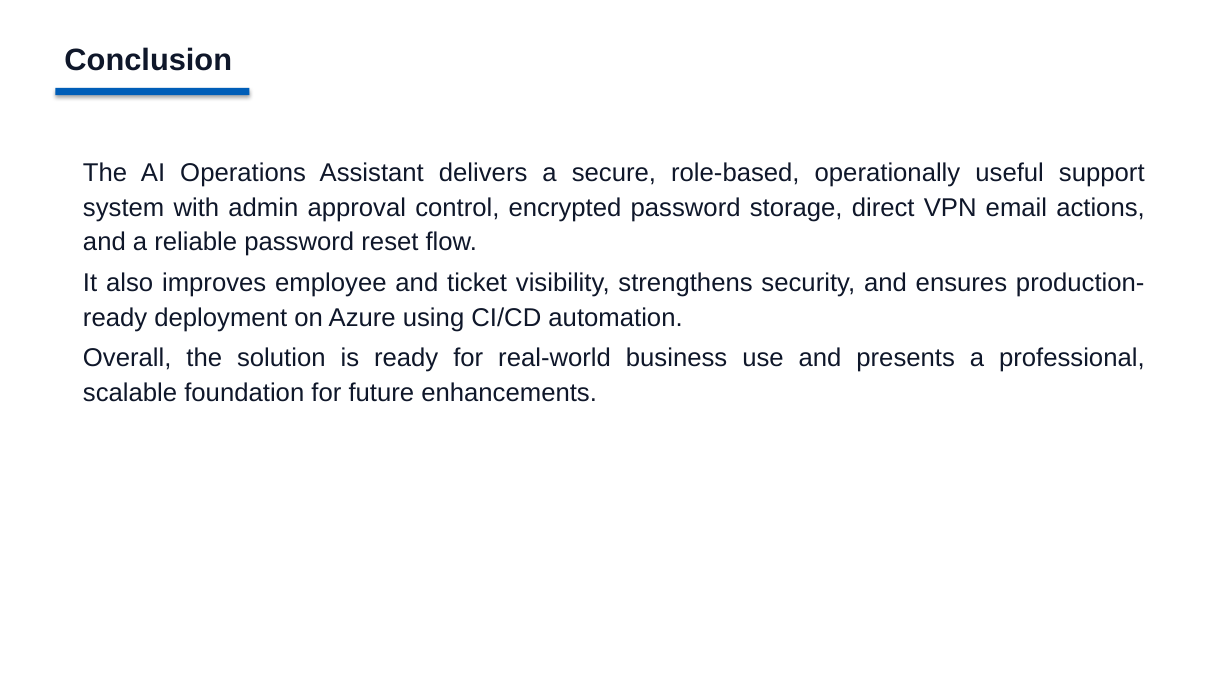
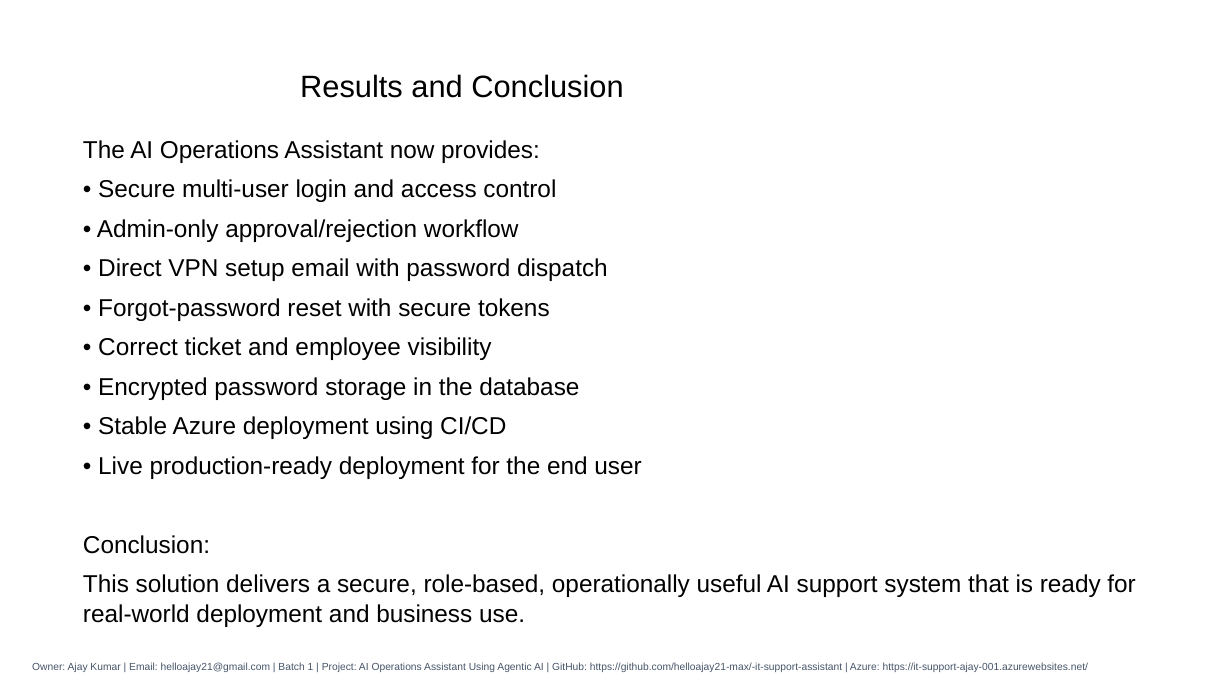
Before and after one commit to helloajay21-max/-it-support-assistant, a slide deck: slide 7 of AI_Operations_Assistant_Presentation.pptx. Drawn at 1232x693 pixels with LibreOffice and Linux fonts; fonts in the diff are those of the drawing. Boxes give left, top, right and bottom in pixels: in the first picture for what was removed or moved away, otherwise in the second. Text is boxed around its words. In the diff, an @@ line names an element or a change of style, - is before the commit and + after.

```diff
--- a/AI_Operations_Assistant_Presentation.pptx
+++ b/AI_Operations_Assistant_Presentation.pptx
@@ title "Results and Conclusion" at box(300, 74, 623, 98): vertical alignment top to middle @@
@@ rectangle removed at box(55, 88, 250, 95) @@
@@ title at box(300, 74, 623, 98): text changed; text colour #0F172A to #000000; bold off @@
-Conclusion
+Results and Conclusion
@@ text at box(83, 140, 1135, 627): text changed; size 20 to 19 pt; text colour #0F172A to #000000 @@
-The AI Operations Assistant delivers a secure, role-based, operationally useful support system with admin approval control, encrypted password storage, direct VPN email actions, and a reliable password reset flow.
-It also improves employee and ticket visibility, strengthens security, and ensures production-ready deployment on Azure using CI/CD automation.
-Overall, the solution is ready for real-world business use and presents a professional, scalable foundation for future enhancements.
+The AI Operations Assistant now provides:
+• Secure multi-user login and access control
+• Admin-only approval/rejection workflow
+• Direct VPN setup email with password dispatch
+• Forgot-password reset with secure tokens
+• Correct ticket and employee visibility
+• Encrypted password storage in the database
+• Stable Azure deployment using CI/CD
+• Live production-ready deployment for the end user
+Conclusion:
+This solution delivers a secure, role-based, operationally useful AI support system that is ready for real-world deployment and business use.
@@ text added at box(32, 663, 1088, 672), 8 pt, text #475569 @@
+Owner: Ajay Kumar | Email: helloajay21@gmail.com | Batch 1 | Project: AI Operations Assistant Using Agentic AI | GitHub: https://github.com/helloajay21-max/-it-support-assistant | Azure: https://it-support-ajay-001.azurewebsites.net/
```
Also in this commit, not shown: 2 other slides changed, 4 slides added, 4 slides removed.
